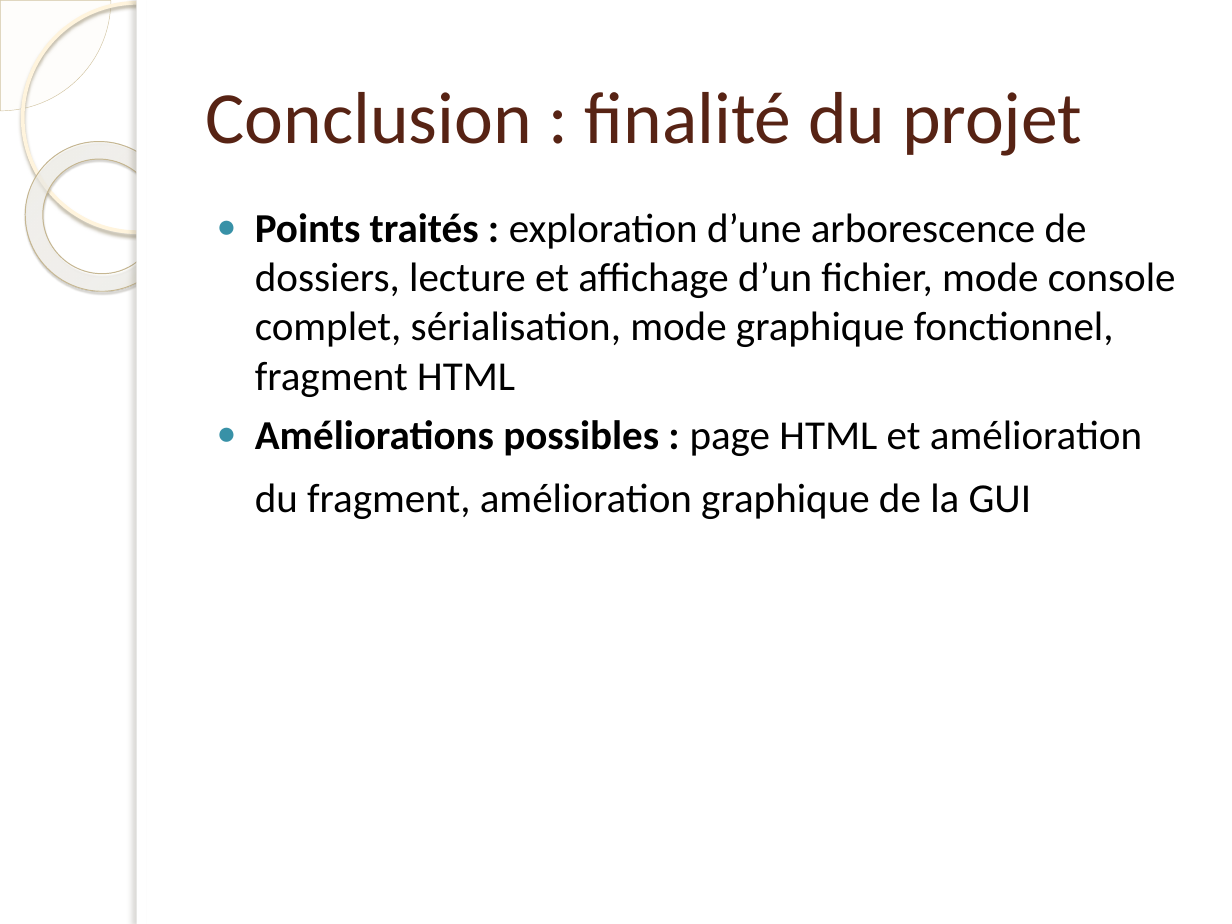
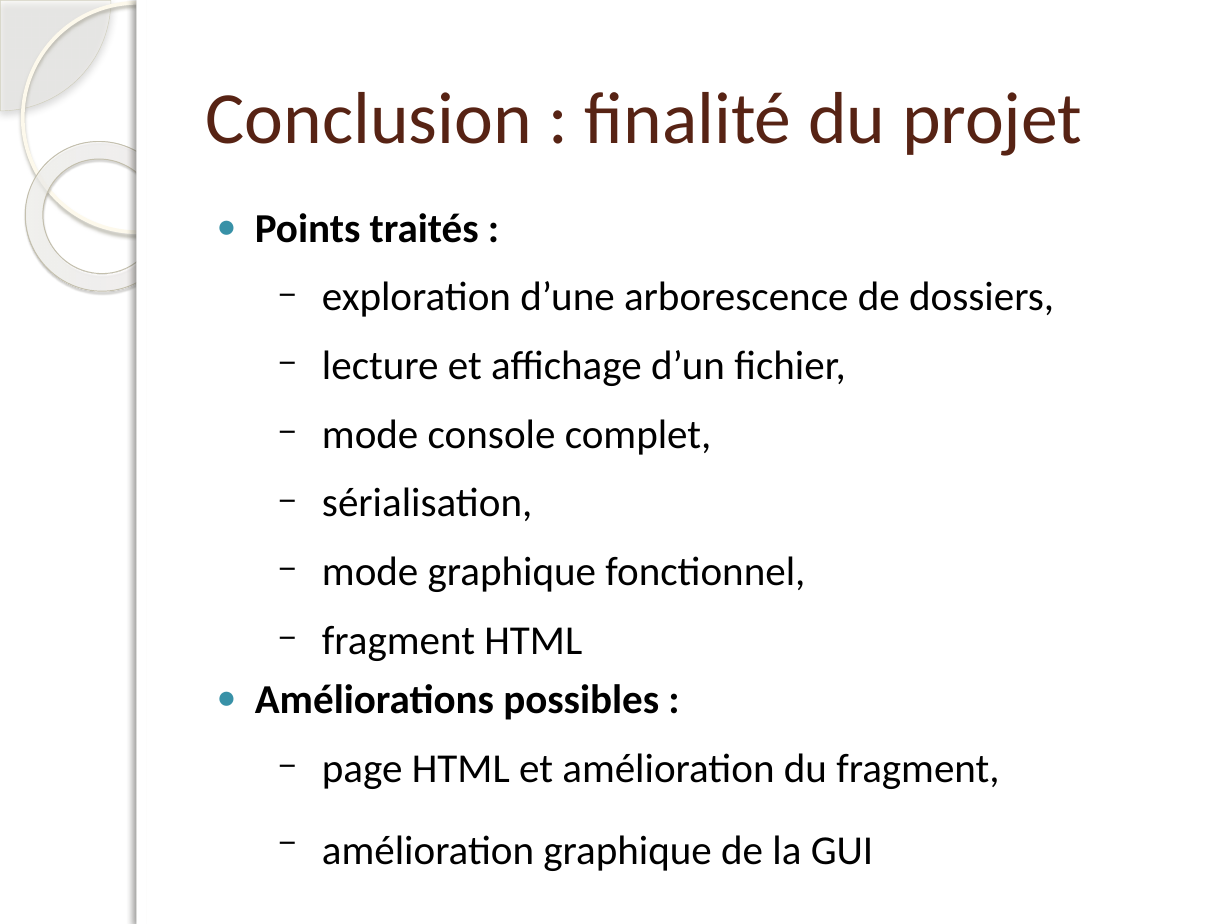
Before and after one commit to JavaVivi/Projet-JAVA-L2-, a slide deck: slide 4 of Livrables/De vCalendar à h-event.pptx. Drawn at 1232x924 pixels with LibreOffice and Linux fonts; fonts in the diff are those of the drawing; background and template pictures are left out. Boxes give left, top, right and bottom in pixels: in the first picture for what was removed or moved away, otherwise in the second. Text is boxed around its words. In the diff, an @@ line names an element or a change of style, - is before the commit and + after.

```diff
--- a/Livrables/De vCalendar à h-event.pptx
+++ b/Livrables/De vCalendar à h-event.pptx
@@ pie slice (boxed as its full ellipse) at (0,0,111,111): fill #FEFAF4 at 33% opacity to #FDFDF9 at 33% opacity; outline #D3C39F 0.25 pt to #D1CEBB 0.26 pt; shadow on @@
@@ ellipse at (22,2,251,232): outline #FFF5DE 2.15 pt to #FEFBEC 2.15 pt; shadow changed @@
@@ rectangle at (137,0,1232,924): shadow on @@
@@ rectangle at (137,0,147,924): shadow changed @@
@@ donut at (0,111,206,322): fill gradient #FFFCF6 to #FFFEFB to #F0D28E to gradient #FEFDFA to #FFFFFC to #E2DBB7; outline #C7B893 0.58 pt to #C5C1AE 0.57 pt; shadow changed @@
@@ text at (255,213,1054,871): text changed @@
-● Points traités : exploration d’une arborescence de dossiers, lecture et affichage d’un fichier, mode console complet, sérialisation, mode graphique fonctionnel, fragment HTML
-● Améliorations possibles : page HTML et amélioration du fragment, amélioration graphique de la GUI
+● Points traités :
+  − exploration d’une arborescence de dossiers,
+  − lecture et affichage d’un fichier,
+  − mode console complet,
+  − sérialisation,
+  − mode graphique fonctionnel,
+  − fragment HTML
+● Améliorations possibles :
+  − page HTML et amélioration du fragment,
+  − amélioration graphique de la GUI
```
Also in this commit, not shown: 3 other slides changed.
